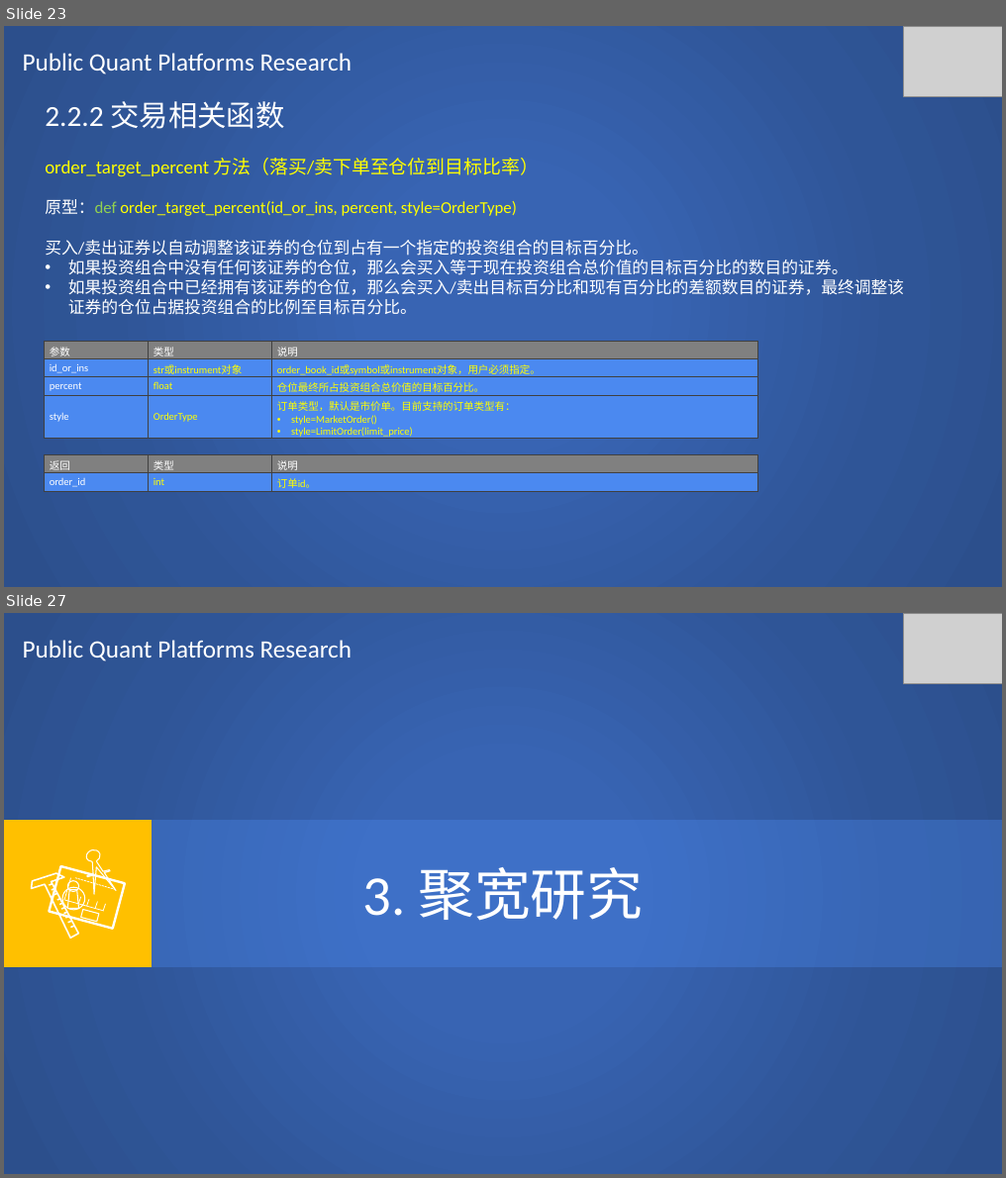
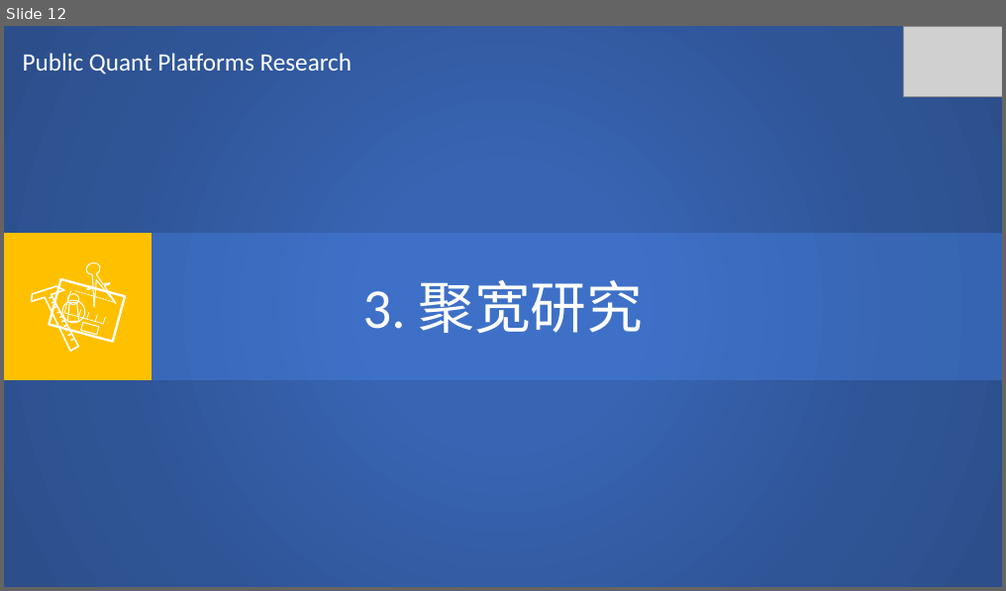
Before and after one commit to SCITLAS/Stellar, a slide deck: Stellar_0.1/documents/public_quant_platforms_research.pptx. Shown one above the other, each under a label of ours: slides 23 and 27 before the commit, slide 12 after it; the slides between them are not shown. The pictures are 1006x1178 and 1006x591 pixels, drawn with LibreOffice and Linux fonts; fonts in the diff are those of the drawing; grey boxes stand for pictures. Boxes give left, top, right and bottom in pixels: in the first picture for what was removed or moved away, otherwise in the second. Text is boxed around its words. In the diff, an @@ line names an element or a change of style, - is before the commit and + after.

Commit message:
Ricequant research 20% done

```diff
--- a/Stellar_0.1/documents/public_quant_platforms_research.pptx
+++ b/Stellar_0.1/documents/public_quant_platforms_research.pptx
@@ slide 23 removed at <box>4,26,1002,587</box>, background #FFFFFF @@
@@ rectangle removed at <box>4,26,1002,587</box> @@
@@ text removed at <box>23,53,351,75</box> @@
-Public Quant Platforms Research
@@ picture removed at <box>903,26,1002,96</box> @@
@@ text removed at <box>45,101,904,315</box> @@
-2.2.2 交易相关函数
-order_target_percent 方法（落买/卖下单至仓位到目标比率）
-原型：def order_target_percent(id_or_ins, percent, style=OrderType)
-买入/卖出证券以自动调整该证券的仓位到占有一个指定的投资组合的目标百分比。
-• 如果投资组合中没有任何该证券的仓位，那么会买入等于现在投资组合总价值的目标百分比的数目的证券。
-• 如果投资组合中已经拥有该证券的仓位，那么会买入/卖出目标百分比和现有百分比的差额数目的证券，最终调整该证券的仓位占据投资组合的比例至目标百分比。
@@ table removed at <box>44,341,758,443</box>, 4 rows, 3 columns @@
-参数 | 类型 | 说明
-id_or_ins | str或instrument对象 | order_book_id或symbol或instrument对象，用户必须指定。
-percent | float | 仓位最终所占投资组合总价值的目标百分比。
-style | OrderType | 订单类型，默认是市价单。目前支持的订单类型有： / style=MarketOrder() / style=LimitOrder(limit_price)
@@ table removed at <box>44,456,758,492</box>, 2 rows, 3 columns @@
-返回 | 类型 | 说明
-order_id | int | 订单id。
@@ what was slide 27 is now slide 12 @@
```
Also in this commit, not shown: 3 slides changed, 18 other slides removed, 2 other files.
